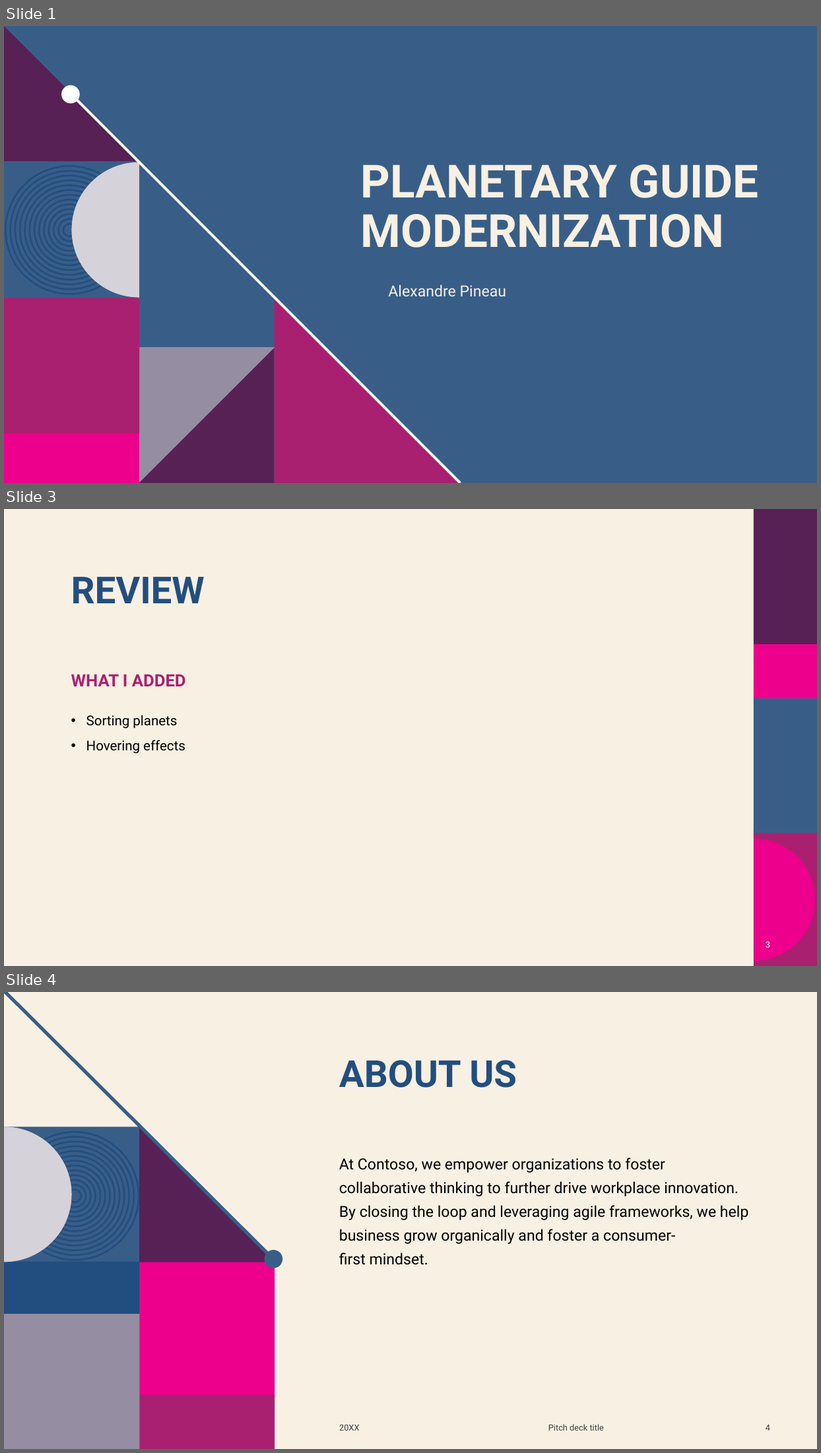
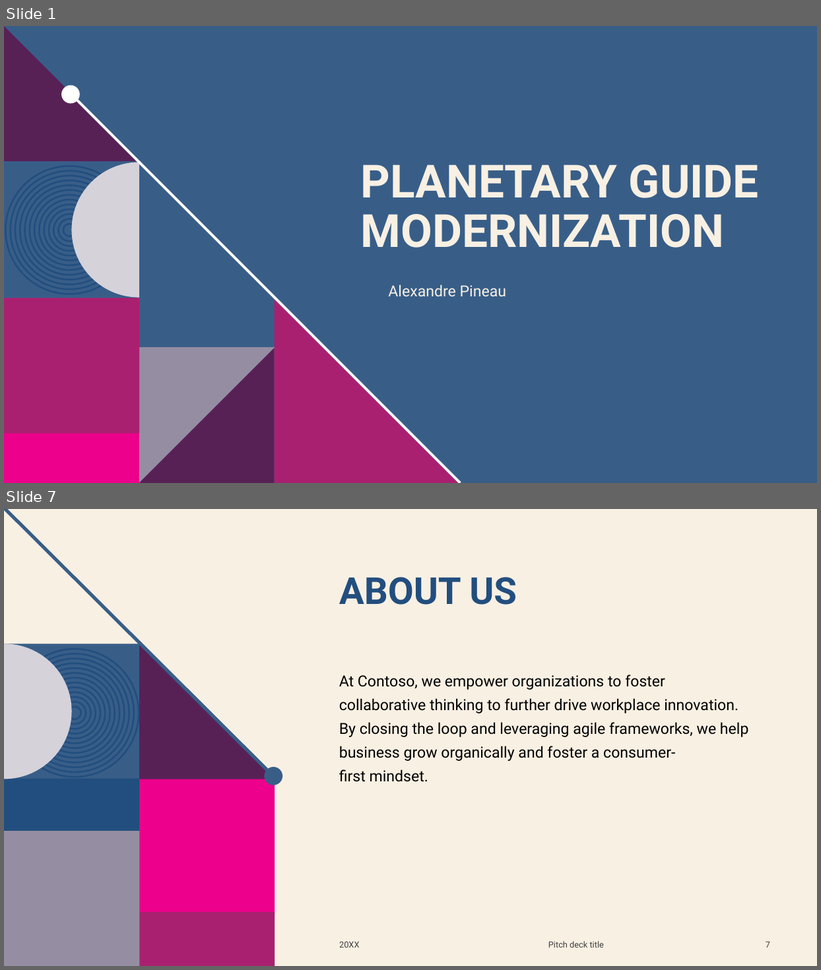
Before and after one commit to AlexandrePineau/Planetary-Guide, a slide deck: Revival Ressources/Presentation.pptx. Shown one above the other, each under a label of ours: slides 1, 3 and 4 before the commit, slides 1 and 7 after it; the slides between them are not shown. The pictures are 821x1453 and 821x970 pixels, drawn with LibreOffice and Linux fonts; fonts in the diff are those of the drawing; background and template pictures are left out. Boxes give left, top, right and bottom in pixels: in the first picture for what was removed or moved away, otherwise in the second. Text is boxed around its words. In the diff, an @@ line names an element or a change of style, - is before the commit and + after.

```diff
--- a/Revival Ressources/Presentation.pptx
+++ b/Revival Ressources/Presentation.pptx
@@ slide 3 removed at bbox=[4, 509, 817, 966], background #F8F0E3 @@
@@ title removed at bbox=[71, 577, 205, 603] @@
-REVIEW
@@ text removed at bbox=[71, 674, 186, 687] @@
-WHAT I ADDED
@@ text removed at bbox=[86, 715, 186, 754] @@
-• Sorting planets
-• Hovering effects
@@ group removed at bbox=[754, 509, 817, 966]: 4 rectangles, 1 freeform shape @@
@@ page number removed at bbox=[766, 941, 770, 948] @@
-3
@@ what was slide 4 is now slide 7 @@
@@ page number at bbox=[766, 942, 770, 948]: text changed @@
-4
+7
```
Also in this commit, not shown: 1 slide changed, 4 slides added, 9 other files.
